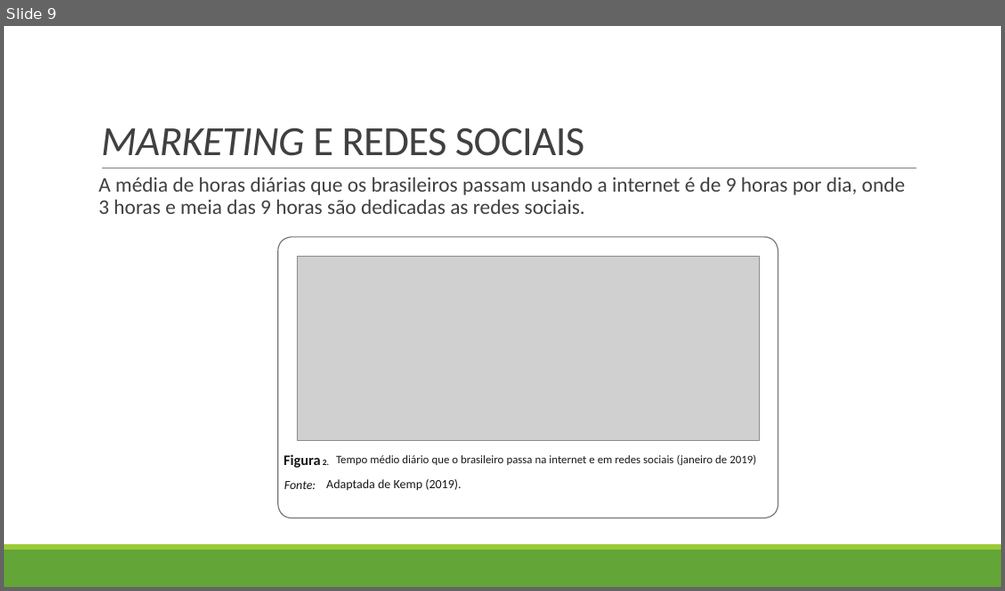
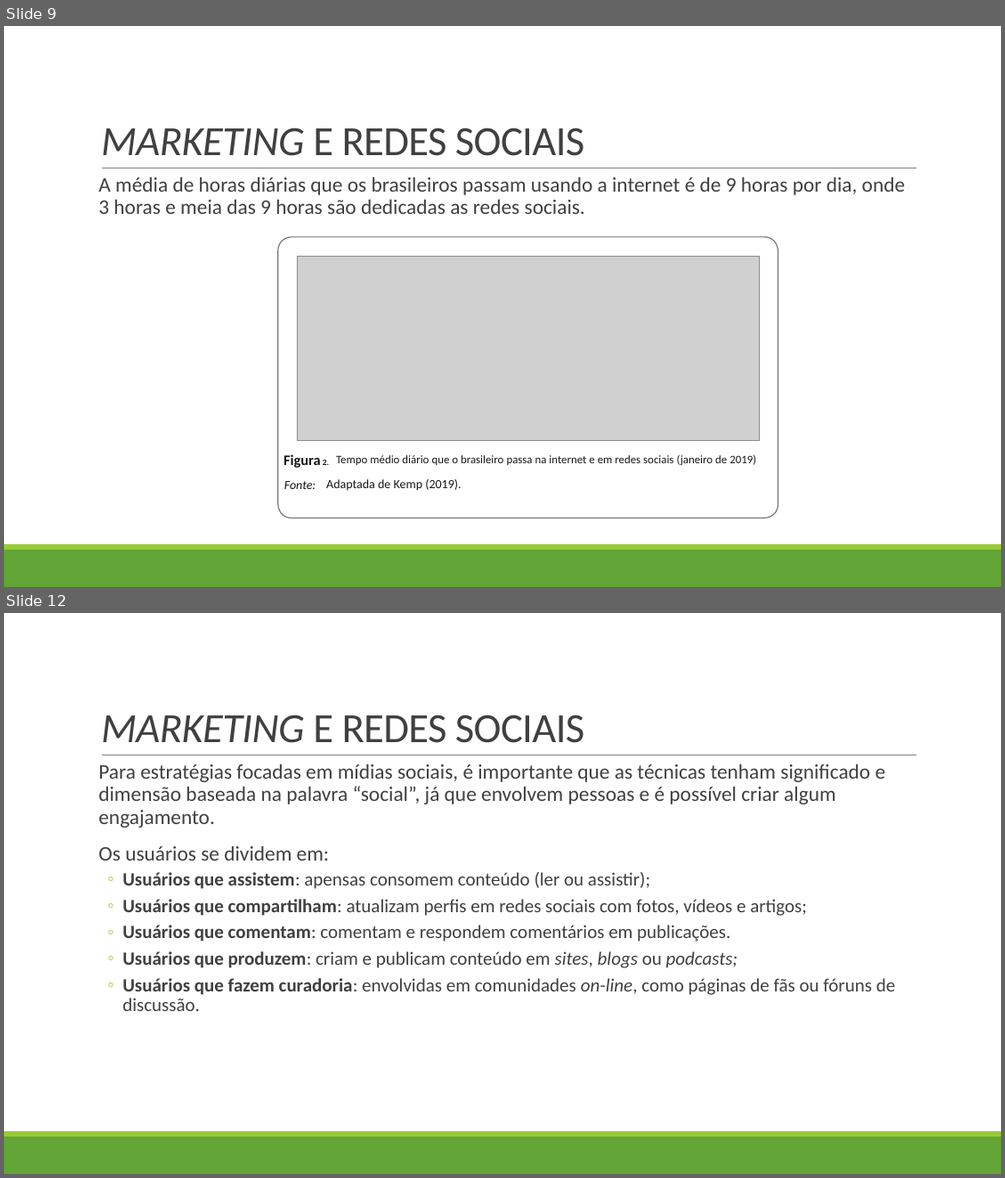
Before and after one commit to LucasHerculanoAmaro/Minhas-Aulas, a slide deck: Euripedes Simões de Paula/Gestão de Conteúdo WEB II/Aula 1/Redes Sociais.pptx. Shown one above the other, each under a label of ours: slide 9 before the commit, slides 9 and 12 after it; the slides between them are not shown. The pictures are 1005x591 and 1005x1178 pixels, drawn with LibreOffice and Linux fonts; fonts in the diff are those of the drawing; grey boxes stand for pictures. Boxes give left, top, right and bottom in pixels: in the first picture for what was removed or moved away, otherwise in the second. Text is boxed around its words. In the diff, an @@ line names an element or a change of style, - is before the commit and + after.

```diff
--- a/Euripedes Simões de Paula/Gestão de Conteúdo WEB II/Aula 1/Redes Sociais.pptx
+++ b/Euripedes Simões de Paula/Gestão de Conteúdo WEB II/Aula 1/Redes Sociais.pptx
@@ slide 12 added at <box>4,613,1001,1174</box>, background #FFFFFF; not listed: 3 template elements that a slide beside it also shows @@
@@ title added at <box>101,714,584,743</box>, 40 pt, text #404040 @@
+MARKETING E REDES SOCIAIS
@@ text added at <box>98,764,895,1011</box>, 18 pt, text #404040 @@
+  Para estratégias focadas em mídias sociais, é importante que as técnicas tenham significado e dimensão baseada na palavra “social”, já que envolvem pessoas e é possível criar algum engajamento.
+  Os usuários se dividem em:
+  ◦ Usuários que assistem: apensas consomem conteúdo (ler ou assistir);
+  ◦ Usuários que compartilham: atualizam perfis em redes sociais com fotos, vídeos e artigos;
+  ◦ Usuários que comentam: comentam e respondem comentários em publicações.
+  ◦ Usuários que produzem: criam e publicam conteúdo em sites, blogs ou podcasts;
+  ◦ Usuários que fazem curadoria: envolvidas em comunidades on-line, como páginas de fãs ou fóruns de discussão.
```
Also in this commit, not shown: 4 other slides added.
